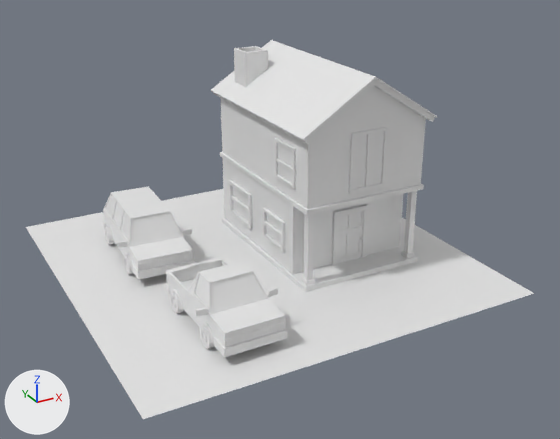
A saved change to the FBX model Assets/3D Models/FWC/HouseLOD/house04_LOD.fbx.
One viewpoint serves both versions: a 50 mm lens placed at (-1.27, -2.49, 1.39), pointed at (0.03, -0.13, 0.21). The lights are fixed; the arrows at lower left show +X, +Y and +Z. The older version comes first. Objects named as collision shapes, trigger or cutter boxes, shadow casters or lower levels of detail are left out.

Objects in the first picture: 'house04_LOD0'.
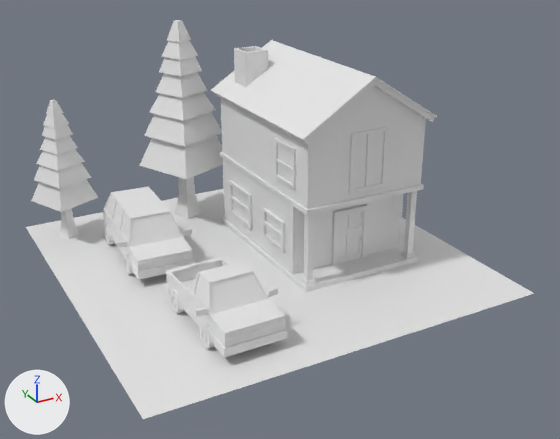
Where the newer file only moved an object's origin or applied its transform, the numbers keep the older frame.

The change, as a list of edits to the scene's bpy script:
```text
Change me_plane_035:
    used by ob_house04_lod0; location = (0.0, 0.0, 0.0)
    remove me_plane_035.from_pydata(...)  # 1743 vertices, 1556 faces; spans x -0.75..0.75, y -0.75..0.75, z 0.0..0.77
    add me_plane_035.from_pydata(...)  # 1879 vertices, 1732 faces; spans x -0.75..0.75, y -0.75..0.75, z 0.0..0.86
    me_plane_035 part 1
    121 vertices are added at x -0.73..0.11, y 0.35..0.73, z 0.0..0.86
    10 new vertices lie (0.05, 0.02, 0.0) away from vertices in x -0.64..-0.09, y 0.51..0.59, z 0.0..0.71
    5 new vertices lie (0.03, -0.07, 0.0) away from vertices in x -0.65..-0.06, y 0.56..0.62, z 0.49..0.78
    176 new faces join them
    other edits to the shape of me_plane_035 do not show in these pictures
```

What differs and where, as boxes (x1, y1, x2, y2) in the pictures (560 x 439 px):
'house04_LOD0', reshaped: before (26, 40, 534, 419); after (26, 20, 534, 419)
part 1 of me_plane_035, added: after (31, 20, 223, 239)
